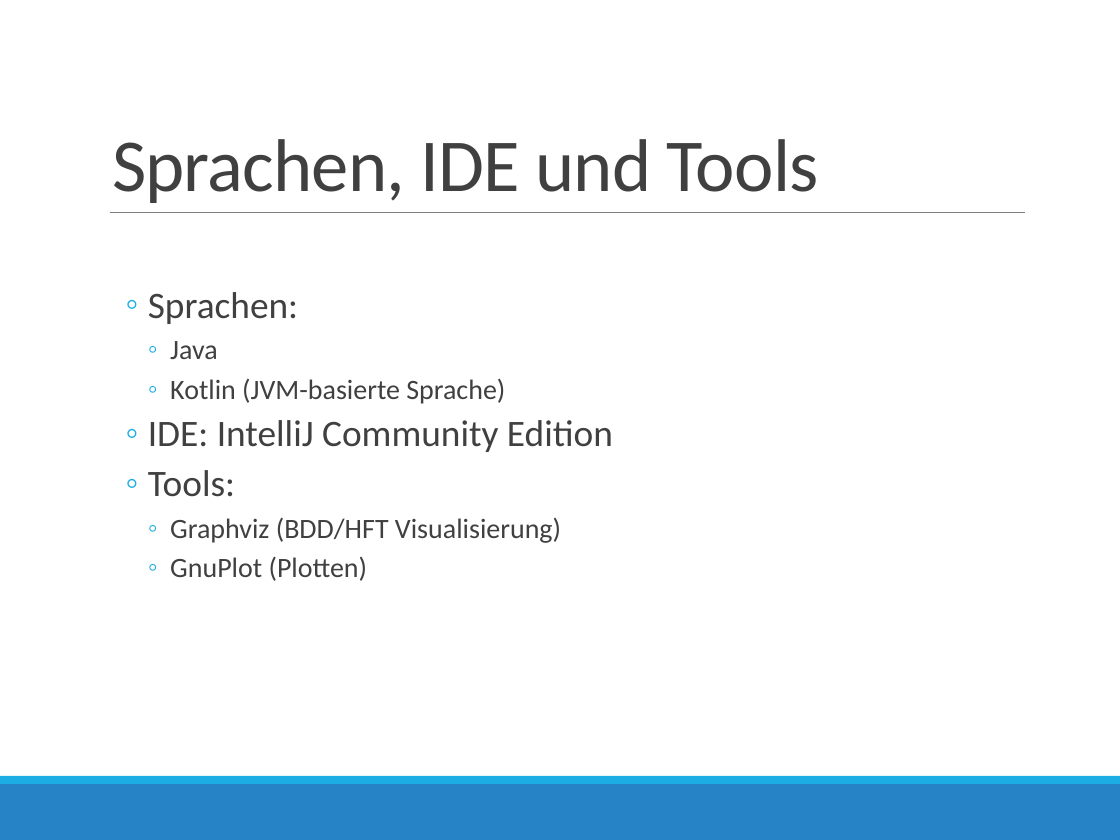
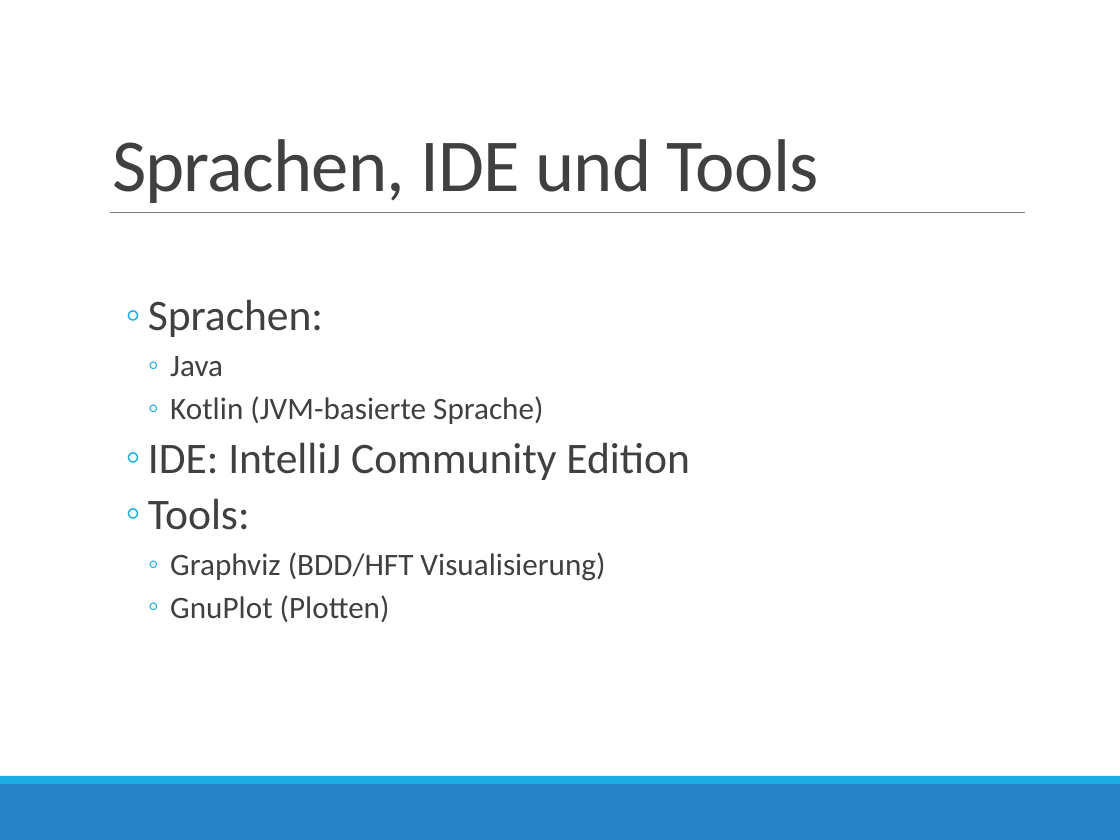
Before and after one commit to AndreMann90/fart_fssd, a slide deck: slide 3 of doc/Programmier-Projekt-Praesi.pptx. Drawn at 1120x840 pixels with LibreOffice and Linux fonts; fonts in the diff are those of the drawing. Boxes give left, top, right and bottom in pixels: in the first picture for what was removed or moved away, otherwise in the second. Text is boxed around its words. In the diff, an @@ line names an element or a change of style, - is before the commit and + after.

```diff
--- a/doc/Programmier-Projekt-Praesi.pptx
+++ b/doc/Programmier-Projekt-Praesi.pptx
@@ text "Sprachen:" at [148, 299, 689, 622]: size 24 to 28 pt in "Sprachen:", "IDE: IntelliJ Community Edition", "Tools:"; size 18 to 20 pt in "Java", "Kotlin (JVM-basierte Sprache)", "Graphviz (BDD/HFT Visualisierung)", "GnuPlot (Plotten)" @@
```
Also in this commit, not shown: 1 other slide changed.
